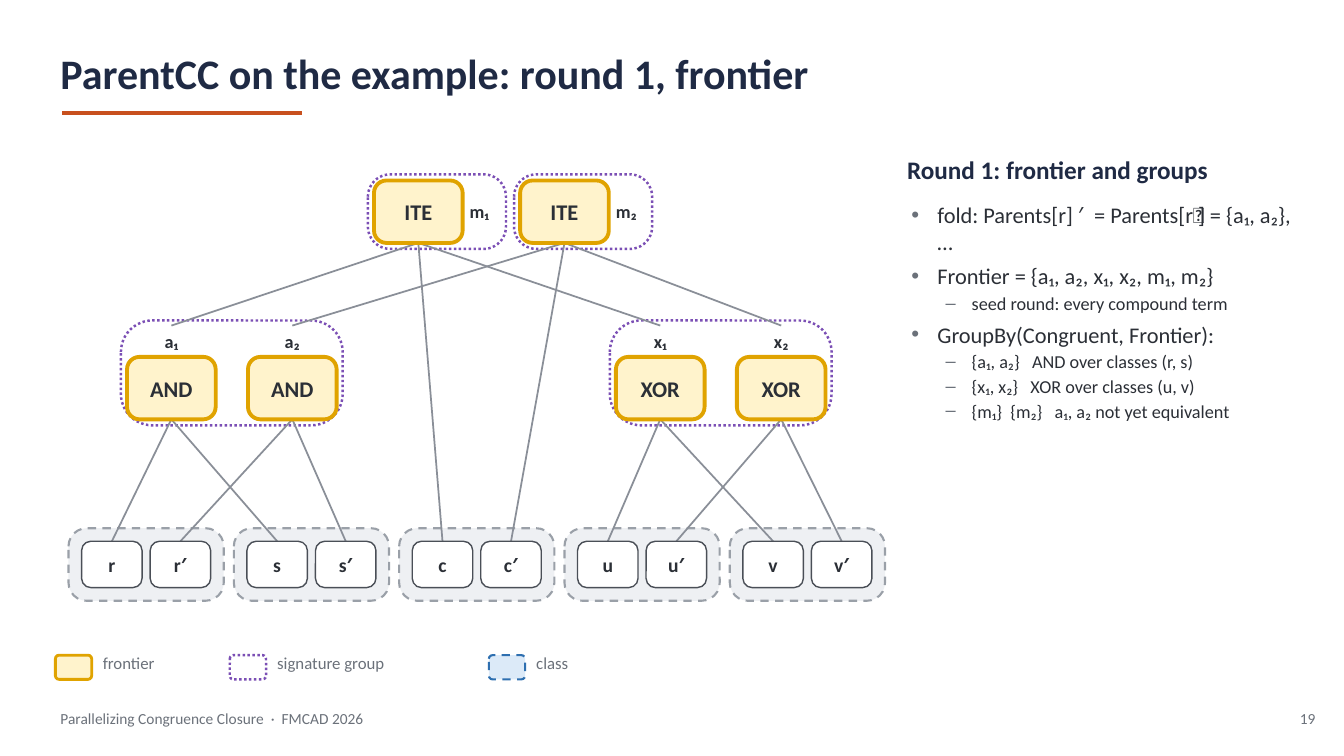
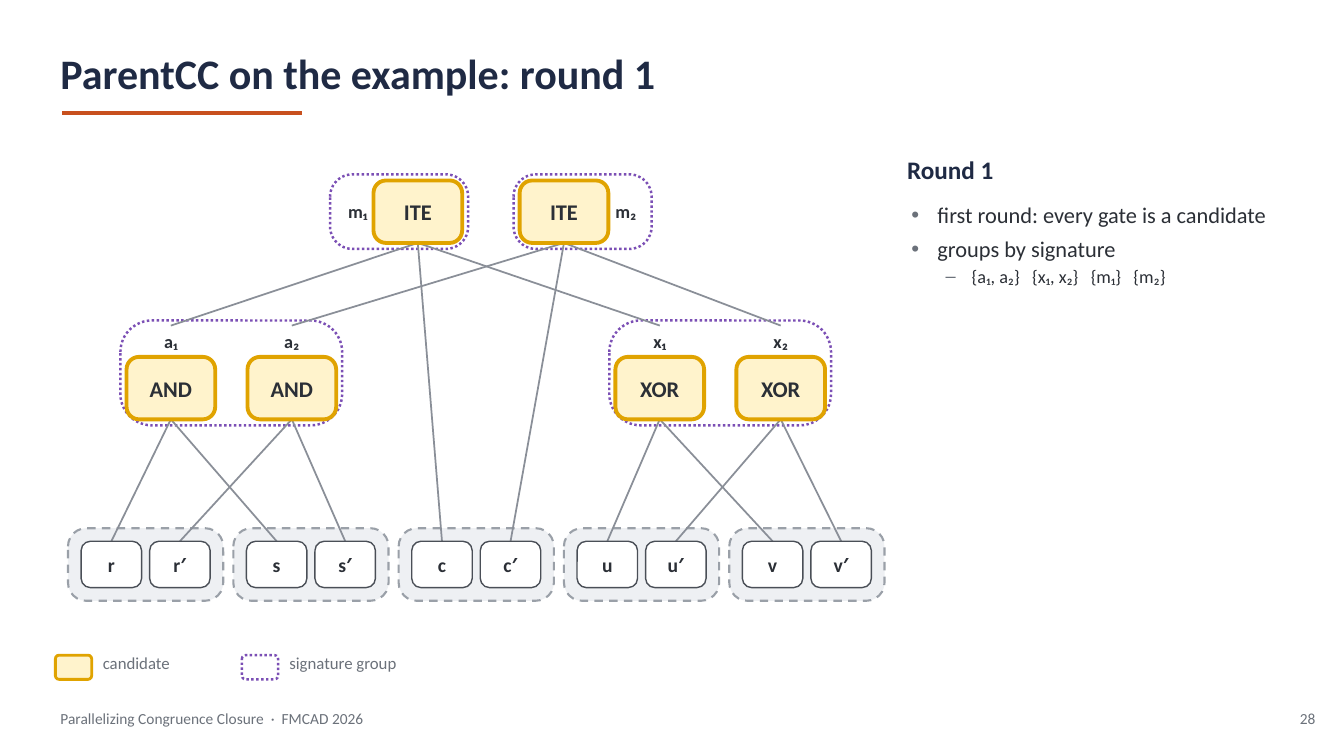
Before and after one commit to amarshah1/parallelcc-paper, a slide deck: slide 28 of slides/parallelcc-part1.pptx (slide 19 before the commit). Drawn at 1344x756 pixels with LibreOffice and Linux fonts; fonts in the diff are those of the drawing. Boxes give left, top, right and bottom in pixels: in the first picture for what was removed or moved away, otherwise in the second. Text is boxed around its words. In the diff, an @@ line names an element or a change of style, - is before the commit and + after.

```diff
--- a/slides/parallelcc-part1.pptx
+++ b/slides/parallelcc-part1.pptx
@@ text at box(60, 59, 655, 96): text changed @@
-ParentCC on the example: round 1, frontier
+ParentCC on the example: round 1
@@ rounded rectangle: place and size @@
-rounded rectangle at box(368, 174, 506, 249)
+rounded rectangle at box(330, 174, 468, 249)
@@ text at box(907, 161, 994, 179): text changed @@
-Round 1: frontier and groups
+Round 1
@@ text "m₁": place and size @@
-text "m₁" at box(470, 209, 489, 220)
+text "m₁" at box(348, 209, 367, 220)
@@ text "m₁" at box(348, 209, 367, 220): alignment left to right @@
@@ text at box(937, 207, 1266, 286): text changed; size 13 to 16 pt @@
-• fold: Parents[r] ∪= Parents[r′] = {a₁, a₂}, …
-• Frontier = {a₁, a₂, x₁, x₂, m₁, m₂}
-– seed round: every compound term
-• GroupBy(Congruent, Frontier):
-– {a₁, a₂} AND over classes (r, s)
-– {x₁, x₂} XOR over classes (u, v)
-– {m₁} {m₂} a₁, a₂ not yet equivalent
+• first round: every gate is a candidate
+• groups by signature
+– {a₁, a₂} {x₁, x₂} {m₁} {m₂}
@@ text at box(103, 657, 170, 669): text changed @@
-frontier
+candidate
@@ rounded rectangle: place and size @@
-rounded rectangle at box(230, 655, 266, 680)
+rounded rectangle at box(242, 655, 278, 680)
@@ text "signature group": place and size @@
-text "signature group" at box(277, 657, 384, 672)
+text "signature group" at box(289, 657, 396, 672)
@@ rounded rectangle removed at box(489, 655, 525, 680) @@
@@ text removed at box(536, 657, 568, 669) @@
-class
@@ text at box(1300, 713, 1316, 724): text changed @@
-19
+28
```
Also in this commit, not shown: 19 other slides changed, 13 slides added, 4 slides removed, 2 other files.
